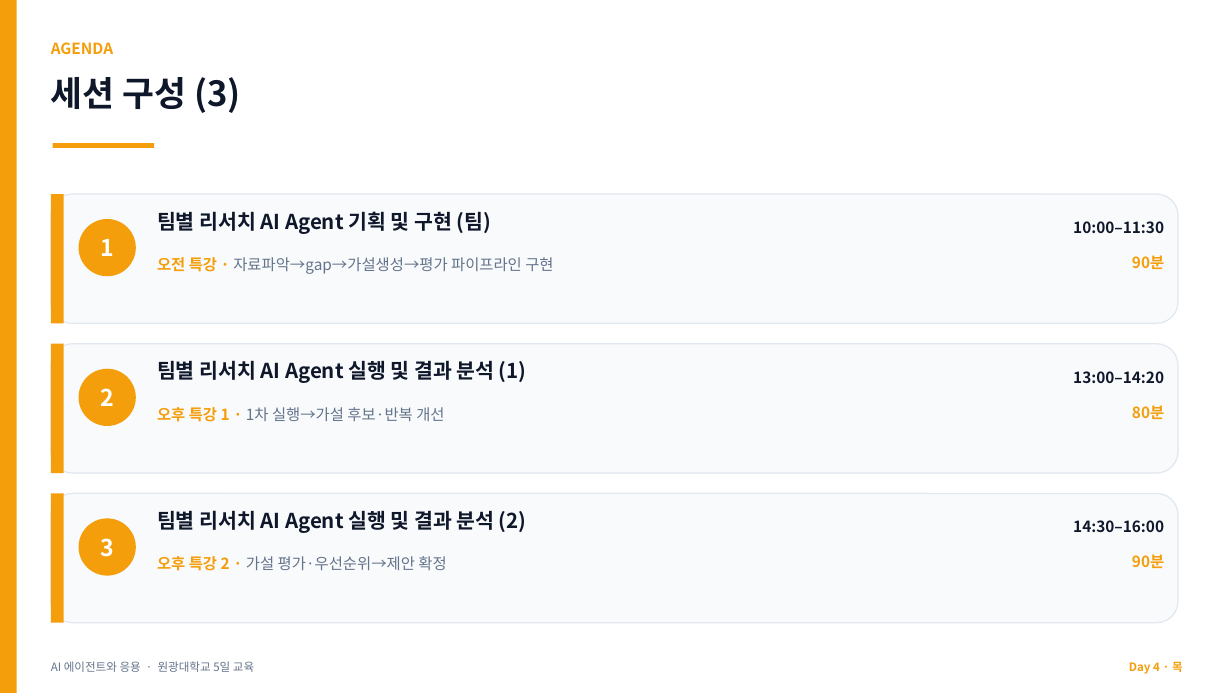
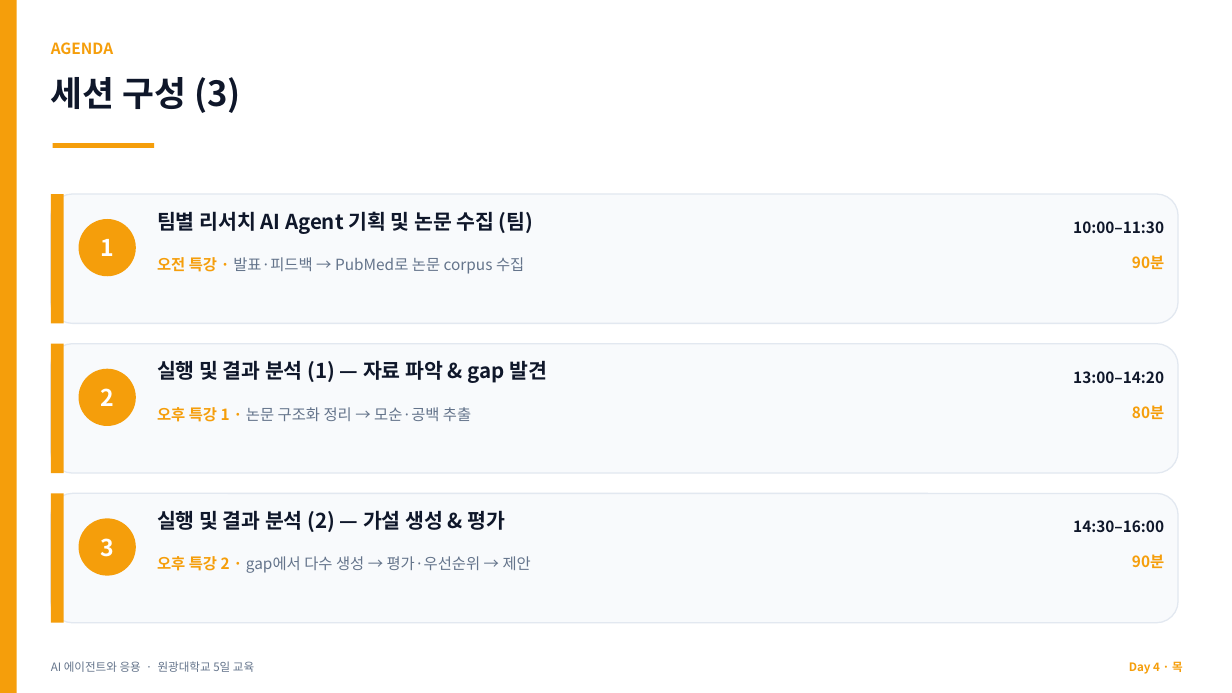
Before and after one commit to jyshin-22/wku-ai-agent-program, a slide deck: slide 3 of slides/day4.pptx. Drawn at 1232x693 pixels with LibreOffice and Linux fonts; fonts in the diff are those of the drawing. Boxes give left, top, right and bottom in pixels: in the first picture for what was removed or moved away, otherwise in the second. Text is boxed around its words. In the diff, an @@ line names an element or a change of style, - is before the commit and + after.

```diff
--- a/slides/day4.pptx
+++ b/slides/day4.pptx
@@ text at [157, 211, 533, 234]: text changed @@
-팀별 리서치 AI Agent 기획 및 구현 (팀)
+팀별 리서치 AI Agent 기획 및 논문 수집 (팀)
@@ text at [157, 257, 524, 274]: text changed @@
-오전 특강 · 자료파악→gap→가설생성→평가 파이프라인 구현
+오전 특강 · 발표·피드백 → PubMed로 논문 corpus 수집
@@ text at [157, 360, 547, 383]: text changed @@
-팀별 리서치 AI Agent 실행 및 결과 분석 (1)
+실행 및 결과 분석 (1) — 자료 파악 & gap 발견
@@ text at [157, 407, 471, 422]: text changed @@
-오후 특강 1 · 1차 실행→가설 후보·반복 개선
+오후 특강 1 · 논문 구조화 정리 → 모순·공백 추출
@@ text at [157, 510, 506, 532]: text changed @@
-팀별 리서치 AI Agent 실행 및 결과 분석 (2)
+실행 및 결과 분석 (2) — 가설 생성 & 평가
@@ text at [157, 556, 531, 573]: text changed @@
-오후 특강 2 · 가설 평가·우선순위→제안 확정
+오후 특강 2 · gap에서 다수 생성 → 평가·우선순위 → 제안
```
Also in this commit, not shown: 19 other slides changed, 3 slides added, 2 slides removed, 8 other files.
